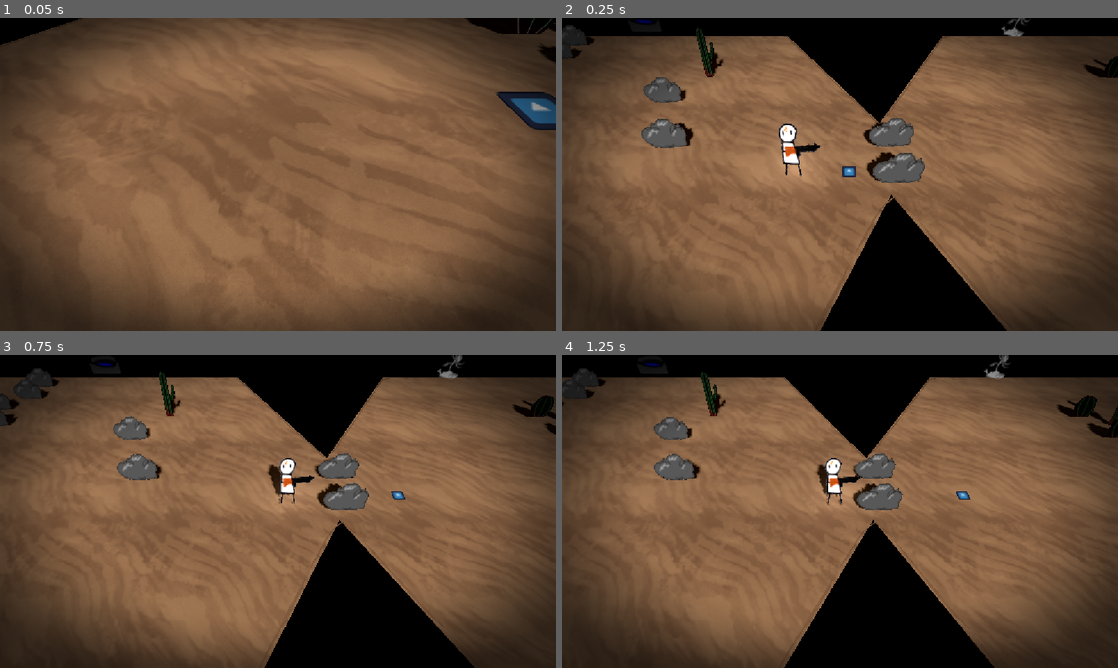
Above: before the commit, frames 1-4 (two rows, left to right).
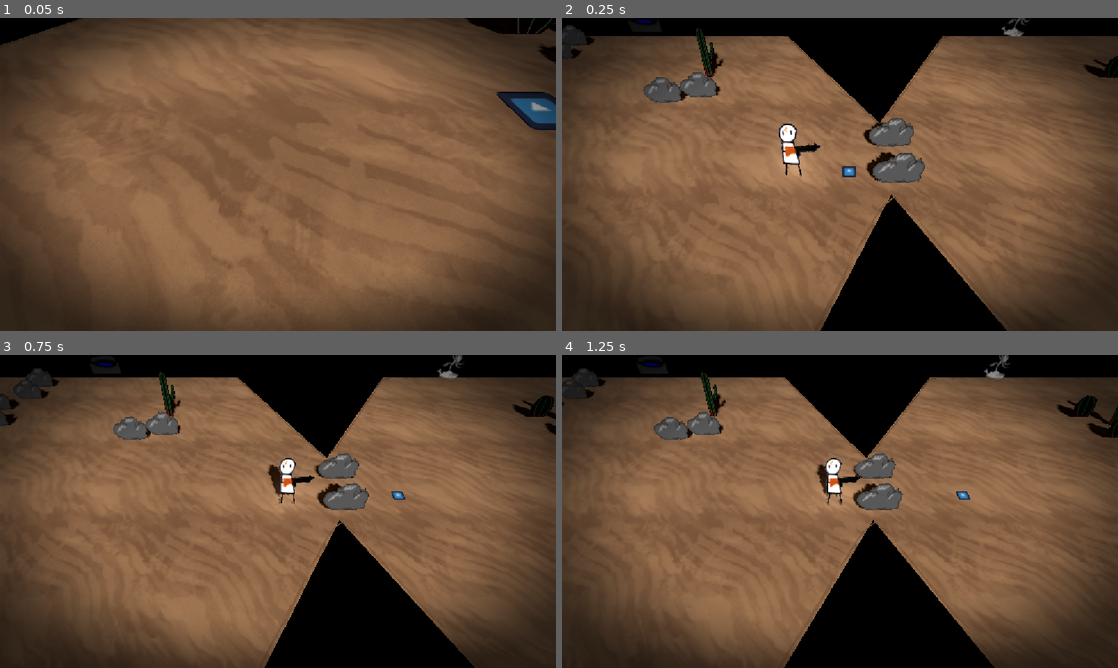
Above: after the commit, the same moments.

Repository: gmuGADIG/DEADSHOT
Game: Godot game, scene res://world/levels/desert_intro/level_desert_intro.tscn
Same seed, same stepped clock (60 frames per second), same inputs: the game is played once before the commit and once after it. This scene is started directly instead of the project's main scene. The engine's default icon, where the game draws it, is replaced by a stand-in: a white triangle on a blue panel in a dark square.
Inputs (mouse positions are in pixels of both pictures, inside the frame that each line leads up to):
- Up to frame 1 (0.05 s): no input
- Up to frame 2 (0.25 s): no input
- Up to frame 3 (0.75 s): move the mouse to (400, 495) at 0.52 s; press the mouse at (400, 495) at 0.53 s; hold D (move_right) from 0.53 s (still down)
- Up to frame 4 (1.25 s): keep holding D (move_right)

Frame 1 is identical in both runs. In frame 2, 1.1% of the frame differs, in the area x 14-29%, y 17-42%; in frame 3, 0.8%; in frame 4, 0.9%.

Commit message:
Update level_desert_intro.tscn
Encounter 2 tutorial

Diff:
--- a/world/levels/desert_intro/level_desert_intro.tscn
+++ b/world/levels/desert_intro/level_desert_intro.tscn
@@ -74,7 +74,7 @@
 transform = Transform3D(1, 0, 0, 0, 1, 0, 0, 0, 1, -23.398027, 0, -1.0391006)
 
 [node name="Cover27" parent="World" index="13" instance=ExtResource("3_ab4dd")]
-transform = Transform3D(1, 0, 0, 0, 1, 0, 0, 0, 1, -21.76265, 0, 2.0924482)
+transform = Transform3D(1, 0, 0, 0, 1, 0, 0, 0, 1, -21.76265, 0, -1.4922876)
 
 [node name="Cover30" parent="World" index="14" instance=ExtResource("3_ab4dd")]
 transform = Transform3D(1, 0, 0, 0, 1, 0, 0, 0, 1, -12.254129, 0, 3.8984404)
@@ -168,20 +168,20 @@
 transform = Transform3D(1, 0, 0, 0, 1, 0, 0, 0, 1, 19.257309, -0.0001033251, 13.802551)
 
 [node name="Encounter" parent="." index="10" instance=ExtResource("10_hfrtt")]
-transform = Transform3D(1, 0, 0, 0, 1, 0, 0, 0, 1, -31.931274, 0, 9.070943)
+transform = Transform3D(1, 0, 0, 0, 1, 0, 0, 0, 1, -31.931274, 0, 7.9214277)
 
 [node name="EncounterShape" type="CollisionShape3D" parent="Encounter" index="1"]
-transform = Transform3D(1, 0, 0, 0, 1, 0, 0, 0, 1, 0, 0, 8.067697)
+transform = Transform3D(1, 0, 0, 0, 1, 0, 0, 0, 1, 0, 0, -6.005599)
 shape = SubResource("BoxShape3D_nn1ho")
 
 [node name="LonghornEnemy" parent="Encounter" index="2" instance=ExtResource("11_nn1ho")]
 transform = Transform3D(1, 0, 0, 0, 1, 0, 0, 0, 1, 11.755775, 0, -10.926495)
 
 [node name="Wilder" parent="Encounter" index="3" instance=ExtResource("6_nn1ho")]
-transform = Transform3D(1, 0, 0, 0, 1, 0, 0, 0, 1, 7.7350006, 0, 3.2491999)
+transform = Transform3D(1, 0, 0, 0, 1, 0, 0, 0, 1, 7.7350006, 0, -0.36204433)
 
 [node name="Encounter2" parent="." index="11" instance=ExtResource("10_hfrtt")]
-transform = Transform3D(1, 0, 0, 0, 1, 0, 0, 0, 1, 5.5439053, 0, 11.348675)
+transform = Transform3D(1, 0, 0, 0, 1, 0, 0, 0, 1, 5.5439053, 0, 7.6797676)
 
 [node name="EncounterShape" type="CollisionShape3D" parent="Encounter2" index="1"]
 transform = Transform3D(1, 0, 0, 0, 1, 0, 0, 0, 1, -4.340645, 0, 0.0406456)
